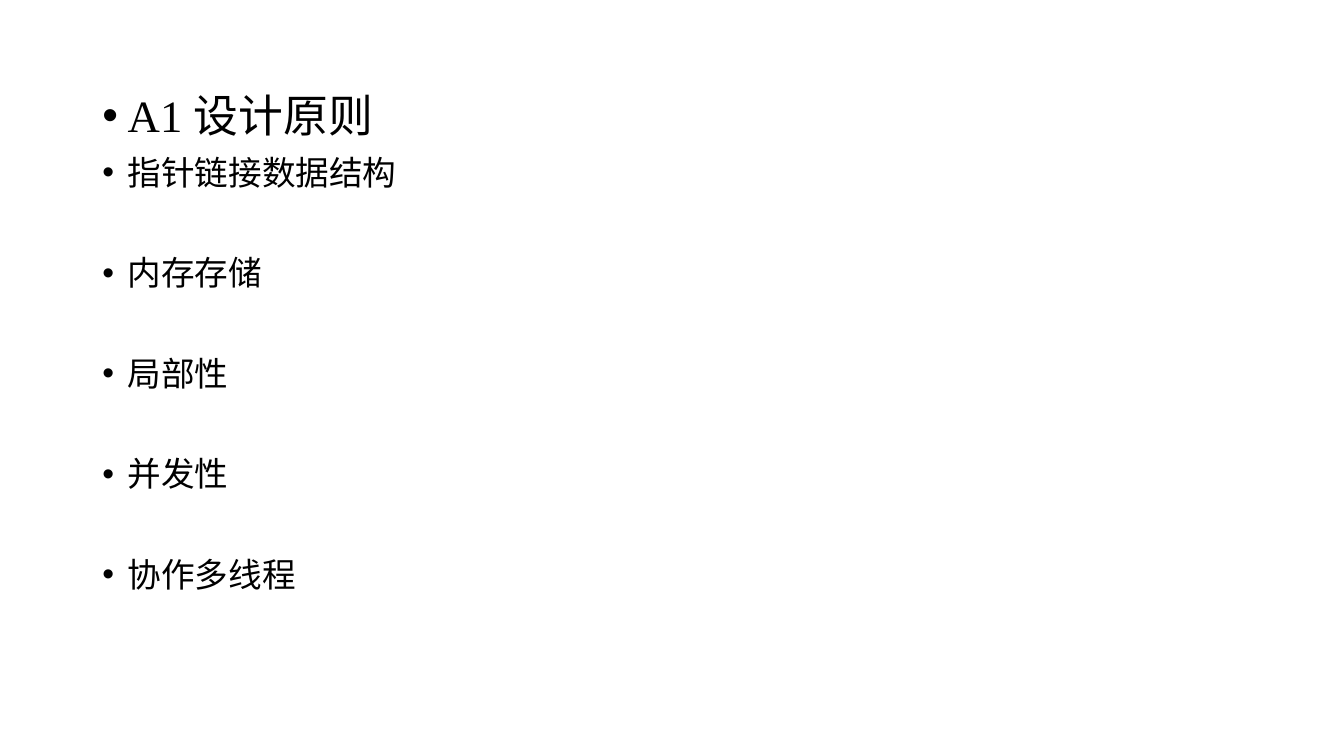
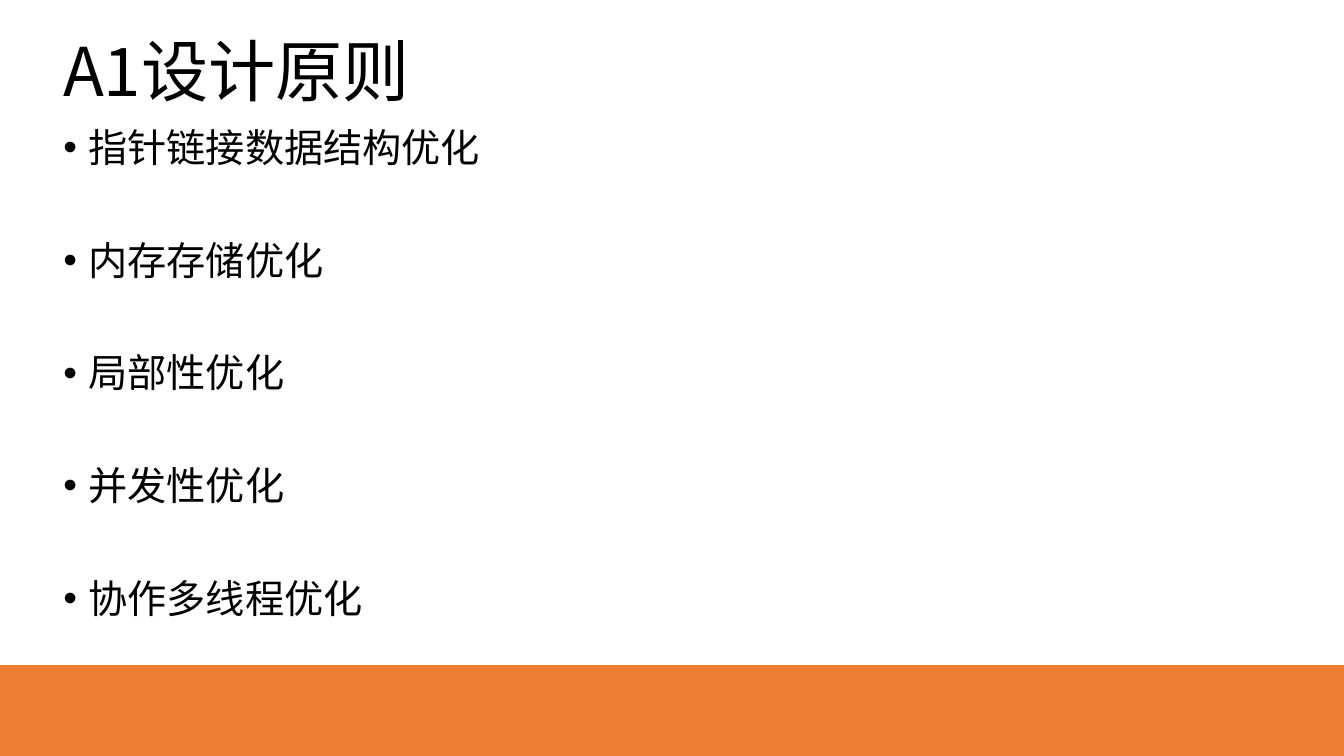
Before and after one commit to HEU-CS/new-database-Yeecoder, a slide deck: slide 5 of S320067135赵博文.pptx (slide 7 before the commit). Drawn at 1344x756 pixels with LibreOffice and Linux fonts; fonts in the diff are those of the drawing. Boxes give left, top, right and bottom in pixels: in the first picture for what was removed or moved away, otherwise in the second. Text is boxed around its words. In the diff, an @@ line names an element or a change of style, - is before the commit and + after.

```diff
--- a/S320067135赵博文.pptx
+++ b/S320067135赵博文.pptx
@@ background #FFFFFF to gradient #FFFFFF to #ED7D31 @@
@@ text added at <box>63,39,410,102</box>, 48 pt, text #000000 @@
+A1设计原则
@@ text at <box>89,129,480,616</box>: text changed; size 24 to 28 pt; font Times New Roman to Noto Sans CJK SC @@
-• A1 设计原则
-• 指针链接数据结构
-• 内存存储
-• 局部性
-• 并发性
-• 协作多线程
+• 指针链接数据结构优化
+• 内存存储优化
+• 局部性优化
+• 并发性优化
+• 协作多线程优化
```
Also in this commit, not shown: 4 other slides changed, 5 slides added, 14 slides removed, 1 other file.
